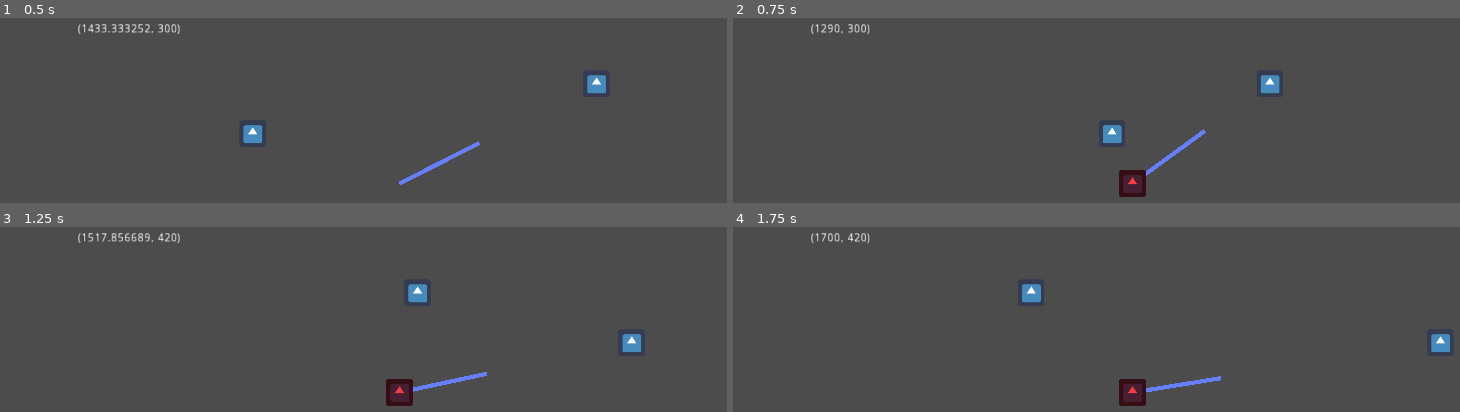
Above: before the commit, frames 1-4 (two rows, left to right).
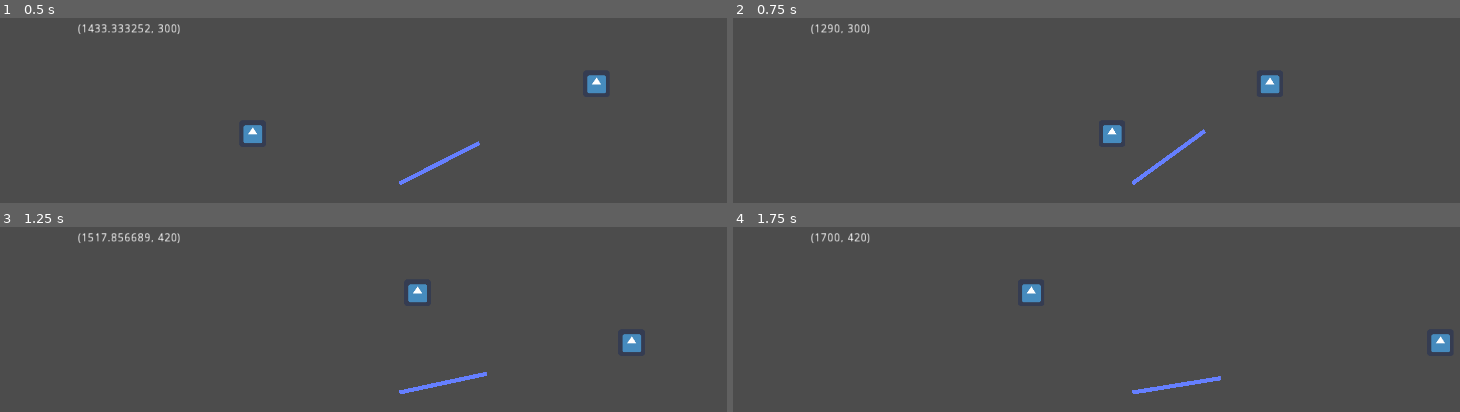
Above: after the commit, the same moments.

Repository: Boyquotes/ddat-gpf.entities
Game: Godot game, scene res://_testenv/test_entity_ability/entab_weapon/test_entab_weapon.tscn
Two runs of this game, one before a commit and one after it. Both use one fixed random seed, a clock stepped at 60 frames per second and the inputs below. This scene is started directly instead of the project's main scene. The engine's default icon, where the game draws it, is replaced by a stand-in: a white triangle on a blue panel in a dark square.
Inputs (mouse positions are in pixels of both pictures, inside the frame that each line leads up to):
- Up to frame 1 (0.5 s): no input
- Up to frame 2 (0.75 s): tap Enter (ui_accept) at 0.5 s; move the mouse to (1307, 160) at 0.52 s; hold Right (ui_right) from 0.53 s (still down)
- Up to frame 3 (1.25 s): keep holding Right (ui_right); tap Enter (ui_accept) at 0.77 s
- Up to frame 4 (1.75 s): move the mouse to (outside the picture) at 1.27 s; release Right (ui_right) at 1.28 s; hold Down (ui_down) from 1.28 s (still down); tap Enter (ui_accept) at 1.52 s

Frame 1 is identical in both runs. In frame 2, 0.5% of the frame differs, in the area x 53-57%, y 82-97%; in frame 3, 0.5%; in frame 4, 0.5%.

Commit message:
tidying spawner script, adding pos offset export

Diff:
--- a/src/ddat-gpf/entity_actor_system/entity_projectile/class_spawner.gd
+++ b/src/ddat-gpf/entity_actor_system/entity_projectile/class_spawner.gd
@@ -58,6 +58,13 @@
 
 export(SPAWN_PARENT) var entity_parent := SPAWN_PARENT.TREE_ROOT
 
+# position offset of newly spawned entity, based on spawner position
+export(Vector2) var spawn_offset := Vector2.ZERO
+
+# allows you to configure initial properties on a spawned entity
+# use -> list property name as key, and property value as value
+export(Dictionary) var force_properties := {}
+
 # by default the entity spawner is allowed to create ('spawn') its entity
 # by setting this value to false the entity spawner will acknowledge requests
 # to create entities (run timer loops, recieve signals, etc) but will not
@@ -98,53 +105,44 @@
 	# attempt to create a new entity if there are no unused entities available
 	if inactive_entities.empty():
 		new_entity = _new_spawn()
+	# else use the oldest entity in the inactive entity register
 	else:
-		#//TODO object pooling here
-		pass
+		new_entity = inactive_entities[0]
+		_on_entity_enabled(new_entity)
 	#
 	# check if valid
 	if new_entity is EntityArea:
 		# start of spawn process
 		emit_signal("entity_spawning", new_entity)
-		new_entity.global_position = global_position
-		#// need to add movement behaviour #propertyassignment
-		new_entity.visible = true
-		_assign_entity_parent(new_entity)
+		new_entity.global_position = global_position+spawn_offset
 		# end of spawn process
 		emit_signal("entity_spawned", new_entity)
 	else:
 		GlobalDebug.log_error(CLASS_NAME, "spawn", "invalid entity")
 
 
+##############################################################################
+
+# private methods
+
+
 func _assign_entity_parent(
 		passed_entity: EntityArea,
 		force_parent_change: bool = false
 		) -> void:
-	# if already in the tree, force a parent change
-	if passed_entity.is_inside_tree() and force_parent_change:
-		passed_entity.get_parent().call_deferred("remove_child", passed_entity)
-		yield(passed_entity, "tree_exited")
-	#
+	# if already in the tree, force a parent change or abandon
+	if passed_entity.is_inside_tree():
+		if force_parent_change:
+			passed_entity.get_parent().call_deferred("remove_child", passed_entity)
+			yield(passed_entity, "tree_exited")
+		# if in tree already, do nothing
+		else:
+			return
+
 	#//TODO finish entity parent options
 	match entity_parent:
 		SPAWN_PARENT.TREE_ROOT:
 			get_tree().root.call_deferred("add_child", passed_entity)
-
-
-# gateway for _entity_state_update, called if entity emits 'is_enabled' signal
-func _on_entity_enabled(arg_entity_node: EntityArea):
-	if (arg_entity_node in inactive_entities):
-		inactive_entities.erase(arg_entity_node)
-	if not (arg_entity_node in active_entities):
-		active_entities.append(arg_entity_node)
-
-
-# gateway for _entity_state_update, called if entity emits 'is_disabled' signal
-func _on_entity_disabled(arg_entity_node: EntityArea):
-	if (arg_entity_node in active_entities):
-		active_entities.erase(arg_entity_node)
-	if not (arg_entity_node in inactive_entities):
-		inactive_entities.append(arg_entity_node)
 
 
 # prioritise duplication spawning method
@@ -169,6 +167,8 @@
 		# 'active_entities' and 'inactive_entities' registers
 		new_entity.connect("_on_entity_disabled", self,
 				"_entity_disabled", [new_entity])
+		# if new entity, assign it a parent and add it to the tree
+		_assign_entity_parent(new_entity)
 	# make sure on return to check if new_entity is valid, this can return null
 	return new_entity
 
@@ -194,20 +194,21 @@
 	return new_entity
 
 
-func _old_new_spawn_method():
-	var new_entity: Node2D = Node2D.new()
-	new_entity.global_position = self.global_position
-	#//replace with globalPool in future implementation
-	var entity_root = get_tree().root
-	# do not add new entities as a child of the spawner else it will produce
-	# unwanted movement behaviour (inheriting spawner global position changes)
-	entity_root.call_deferred("add_child", new_entity)
-
-
-##############################################################################
-
-# private methods
-
-
-
-##############################################################################
+# gateway for _entity_state_update, called if entity emits 'is_enabled' signal
+func _on_entity_enabled(arg_entity_node: EntityArea):
+	if (arg_entity_node in inactive_entities):
+		inactive_entities.erase(arg_entity_node)
+	if not (arg_entity_node in active_entities):
+		active_entities.append(arg_entity_node)
+
+
+# gateway for _entity_state_update, called if entity emits 'is_disabled' signal
+func _on_entity_disabled(arg_entity_node: EntityArea):
+	if (arg_entity_node in active_entities):
+		active_entities.erase(arg_entity_node)
+	if not (arg_entity_node in inactive_entities):
+		inactive_entities.append(arg_entity_node)
+
+
+
+##############################################################################
